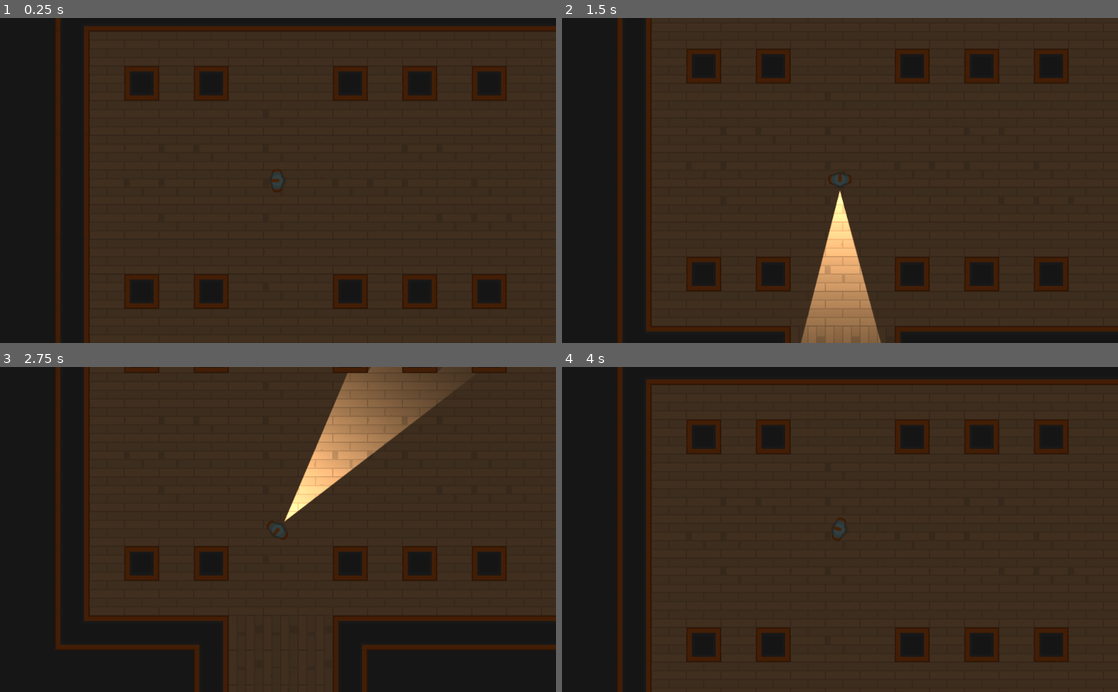
Above: before the commit, frames 1-4 (two rows, left to right).
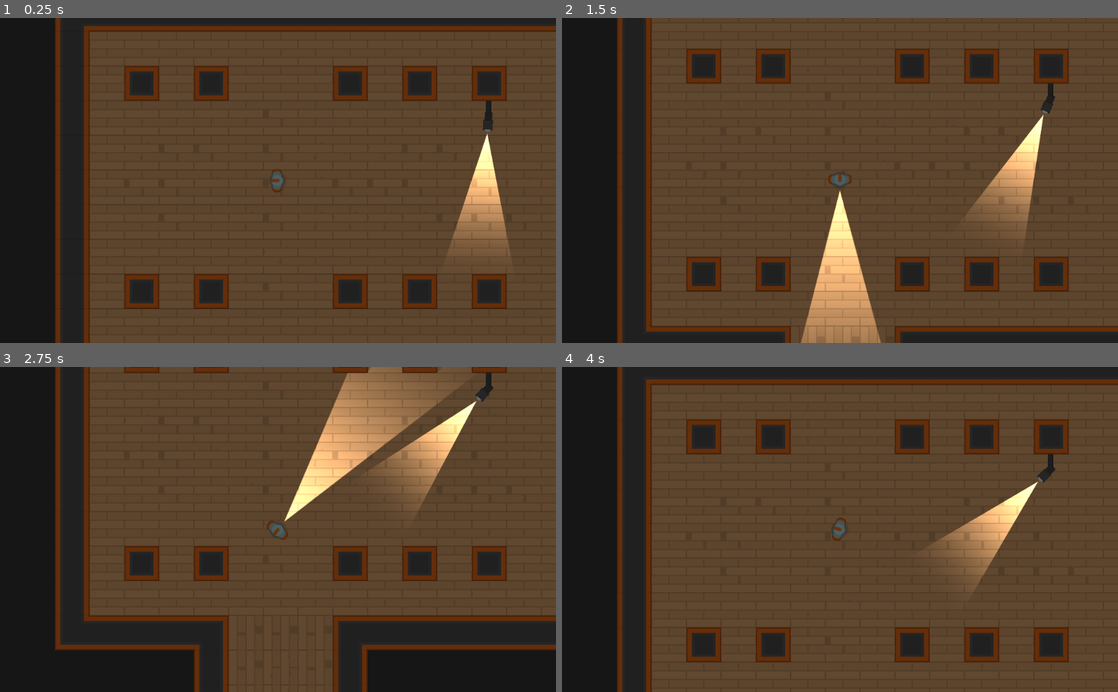
Above: after the commit, the same moments.

Repository: CharlExMachina/lab-escape
Game: Godot game, scene res://levels/TemplateLevel.tscn
Two runs of this game, one before a commit and one after it. Both use one fixed random seed, a clock stepped at 60 frames per second and the inputs below.
Inputs (mouse positions are in pixels of both pictures, inside the frame that each line leads up to):
- Up to frame 1 (0.25 s): no input
- Up to frame 2 (1.5 s): move the mouse to (962, 164) at 0.52 s; hold D (move_right) 0.53-1.28 s; hold Right mouse button (aim) 0.53-1.28 s; move the mouse to (728, 196) at 1.27 s; hold S (move_down) from 1.28 s (still down); tap E (toggle_light) at 1.35 s
- Up to frame 3 (2.75 s): move the mouse to (333, 458) at 2.02 s; release S (move_down) at 2.03 s; hold D (move_right) from 2.03 s (still down); hold Right mouse button (aim) from 2.03 s (still down)
- Up to frame 4 (4 s): move the mouse to (812, 594) at 2.77 s; release D (move_right) at 2.78 s; release Right mouse button (aim) at 2.78 s; hold W (move_up) 2.78-3.53 s; tap E (toggle_light) at 2.85 s; move the mouse to (1006, 578) at 3.52 s; hold A (move_left) from 3.53 s (still down); hold Right mouse button (aim) from 3.53 s (still down)

The runs differ from the first frame. In frame 1, 79% of the frame differs, in the area x 10-100%, y 0-100%; in frame 2, 78%; in frame 3, 69%; in frame 4, 78%.

Commit message:
Fixed jitter in camera's animation

Diff:
--- a/Lab Escape/characters/SecurityCamera.tscn
+++ b/Lab Escape/characters/SecurityCamera.tscn
@@ -1,24 +1,56 @@
-[gd_scene load_steps=4 format=2]
+[gd_scene load_steps=6 format=2]
 
 [ext_resource path="res://graphics/level/camera.png" type="Texture" id=1]
 [ext_resource path="res://graphics/level/camera_arm.png" type="Texture" id=2]
+[ext_resource path="res://characters/EyesLight.tscn" type="PackedScene" id=3]
 
 [sub_resource type="RectangleShape2D" id=1]
 
+[sub_resource type="Animation" id=2]
+resource_name = "CameraRotation"
+length = 12.0
+loop = true
+tracks/0/type = "value"
+tracks/0/path = NodePath(".:rotation_degrees")
+tracks/0/interp = 1
+tracks/0/loop_wrap = true
+tracks/0/imported = false
+tracks/0/enabled = true
+tracks/0/keys = {
+"times": PoolRealArray( 2.9, 4.3, 8, 9.6, 12 ),
+"transitions": PoolRealArray( 1, 1, 1, 1, 1 ),
+"update": 0,
+"values": [ 45.0, 45.0, -45.0, -45.0, 0.0 ]
+}
+
 [node name="SecurityCamera" type="Node2D"]
+scale = Vector2( 2, 2 )
 
 [node name="Sprite" type="Sprite" parent="."]
 texture = ExtResource( 2 )
 
 [node name="CameraBody" type="KinematicBody2D" parent="."]
-position = Vector2( 0.0834274, -5.7565 )
+position = Vector2( 6.85551, -0.0868554 )
+rotation = 0.749503
 
 [node name="Sprite" type="Sprite" parent="CameraBody"]
-position = Vector2( 0, -0.264 )
-scale = Vector2( 0.3, 0.4 )
+scale = Vector2( 0.4, 0.3 )
 texture = ExtResource( 1 )
-offset = Vector2( 0, -15.393 )
+offset = Vector2( 14.657, 0 )
 
 [node name="CollisionShape2D" type="CollisionShape2D" parent="CameraBody"]
+visible = false
 shape = SubResource( 1 )
 disabled = true
+__meta__ = {
+"_edit_lock_": true
+}
+
+[node name="EyesLight" parent="CameraBody" instance=ExtResource( 3 )]
+position = Vector2( 16.7761, 0.0789715 )
+scale = Vector2( 0.27428, 0.27428 )
+energy = 1.32
+
+[node name="AnimationPlayer" type="AnimationPlayer" parent="CameraBody"]
+autoplay = "CameraRotation"
+anims/CameraRotation = SubResource( 2 )
--- a/Lab Escape/levels/TemplateLevel.tscn
+++ b/Lab Escape/levels/TemplateLevel.tscn
@@ -1,8 +1,9 @@
-[gd_scene load_steps=4 format=2]
+[gd_scene load_steps=5 format=2]
 
 [ext_resource path="res://tiles/tiles.tres" type="TileSet" id=1]
 [ext_resource path="res://characters/Player.tscn" type="PackedScene" id=2]
 [ext_resource path="res://characters/TemplateCharacter.tscn" type="PackedScene" id=3]
+[ext_resource path="res://characters/SecurityCamera.tscn" type="PackedScene" id=4]
 
 [node name="TemplateLevel" type="Node2D"]
 
@@ -12,7 +13,8 @@
 tile_data = PoolIntArray( -1310729, 0, 0, -1310728, 0, 2, -1310727, 0, 2, -1310726, 0, 2, -1310725, 0, 2, -1310724, 0,  …(7685 unchanged characters)…
 
 [node name="CanvasModulate" type="CanvasModulate" parent="."]
-color = Color( 0.290196, 0.290196, 0.290196, 1 )
+scale = Vector2( 1, 1.00195 )
+color = Color( 0.435294, 0.435294, 0.435294, 1 )
 
 [node name="TemplateCharacter" parent="." instance=ExtResource( 3 )]
 position = Vector2( 707.906, -61.3518 )
@@ -22,3 +24,14 @@
 
 [node name="Camera2D" type="Camera2D" parent="Player"]
 current = true
+
+[node name="SecurityCamera" parent="." instance=ExtResource( 4 )]
+position = Vector2( -253, 109 )
+
+[node name="SecurityCamera2" parent="." instance=ExtResource( 4 )]
+position = Vector2( 222.542, -1137.93 )
+rotation = 1.56842
+
+[node name="SecurityCamera3" parent="." instance=ExtResource( 4 )]
+position = Vector2( 1280.62, -1010.51 )
+rotation = 1.56842
Binary file changed: Lab Escape/graphics/level/camera.png
Binary file changed: Lab Escape/graphics/level/camera_arm.png
